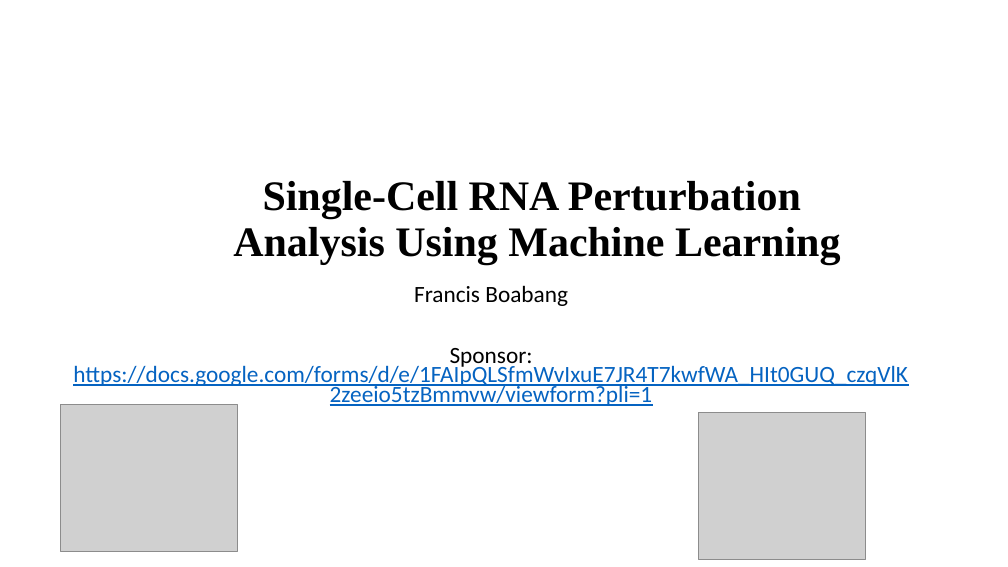
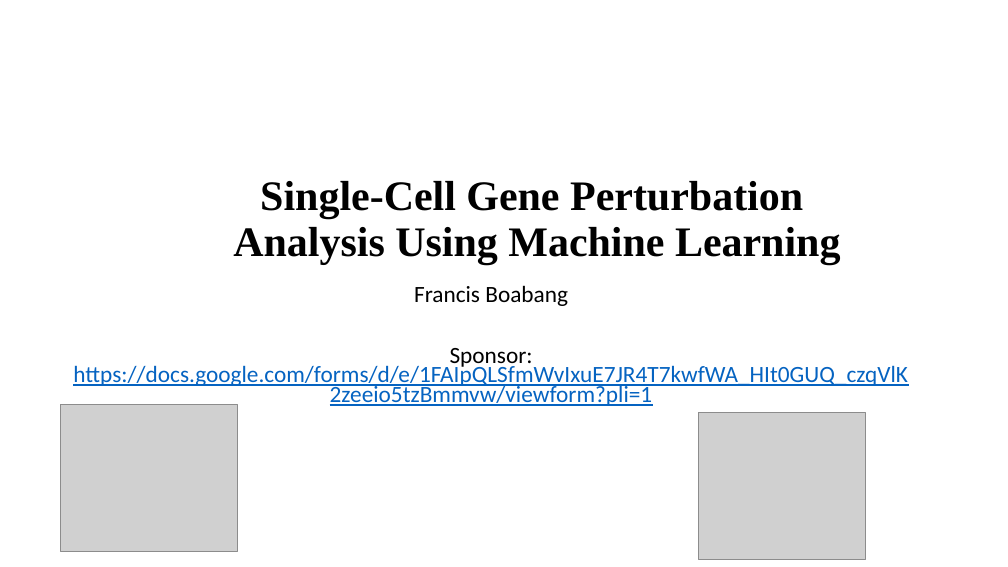
Before and after one commit to boabangf/GNN_RL_gene_trajectory_perturbation, a slide deck: slide 1 of ppt slides for omic codeathon (1).pptx. Drawn at 1008x567 pixels with LibreOffice and Linux fonts; fonts in the diff are those of the drawing; grey boxes stand for pictures. Boxes give left, top, right and bottom in pixels: in the first picture for what was removed or moved away, otherwise in the second. Text is boxed around its words. In the diff, an @@ line names an element or a change of style, - is before the commit and + after.

```diff
--- a/ppt slides for omic codeathon (1).pptx
+++ b/ppt slides for omic codeathon (1).pptx
@@ title at box(233, 181, 840, 264): text changed @@
-Single-Cell RNA Perturbation
-Analysis Using Machine Learning
+Single-Cell Gene Perturbation
+Analysis Using Machine Learning
```
Also in this commit, not shown: 5 other slides changed, 2 slides added, 2 slides removed.
